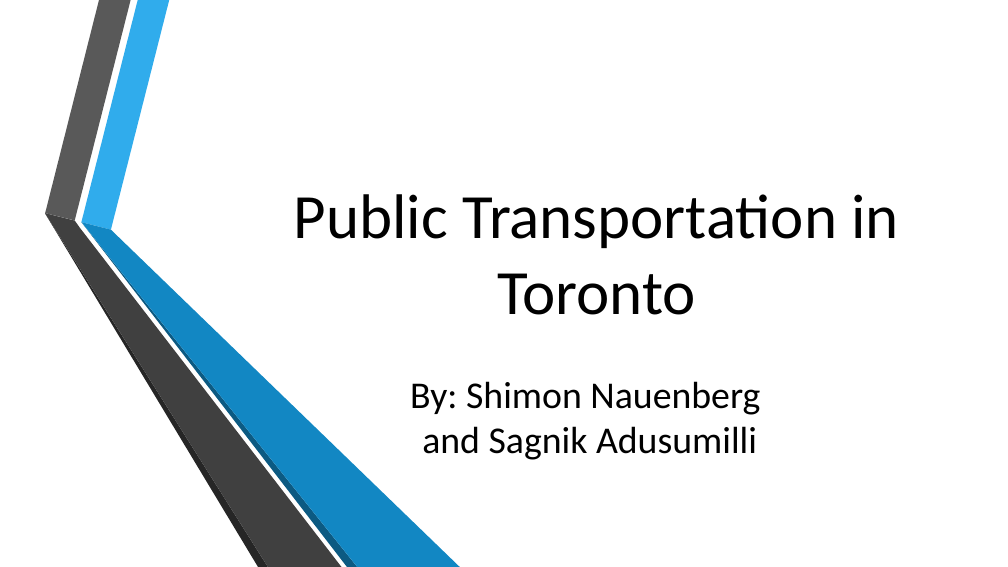
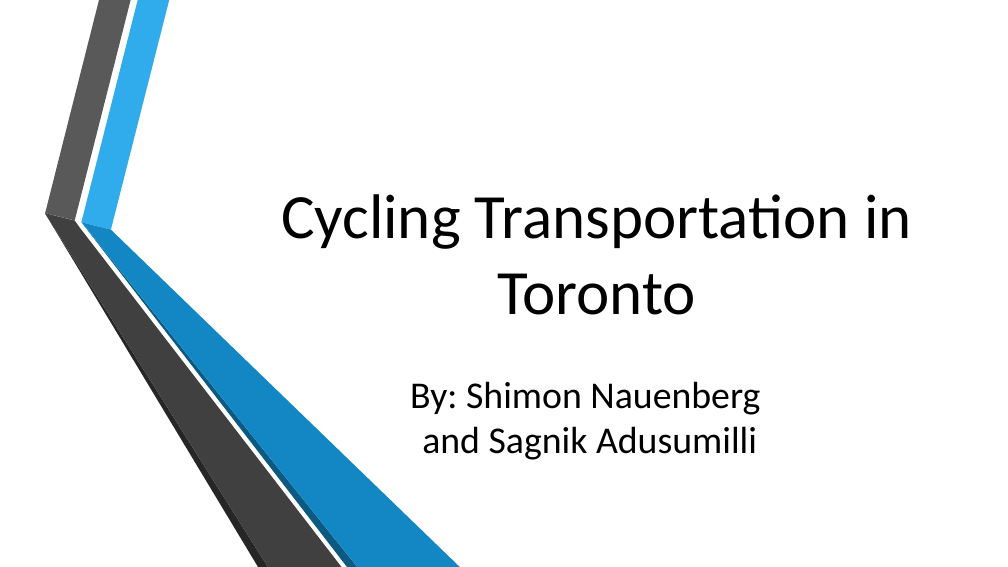
Before and after one commit to SagnikAdusumilli/CSC343-Project, a slide deck: slide 1 of Public Transport in Toronto.pptx. Drawn at 1008x567 pixels with LibreOffice and Linux fonts; fonts in the diff are those of the drawing; background and template pictures are left out. Boxes give left, top, right and bottom in pixels: in the first picture for what was removed or moved away, otherwise in the second. Text is boxed around its words. In the diff, an @@ line names an element or a change of style, - is before the commit and + after.

```diff
--- a/Public Transport in Toronto.pptx
+++ b/Public Transport in Toronto.pptx
@@ title at box(281, 194, 912, 315): text changed @@
-Public Transportation in Toronto
+Cycling Transportation in Toronto
```
Also in this commit, not shown: 1 other slide changed.
